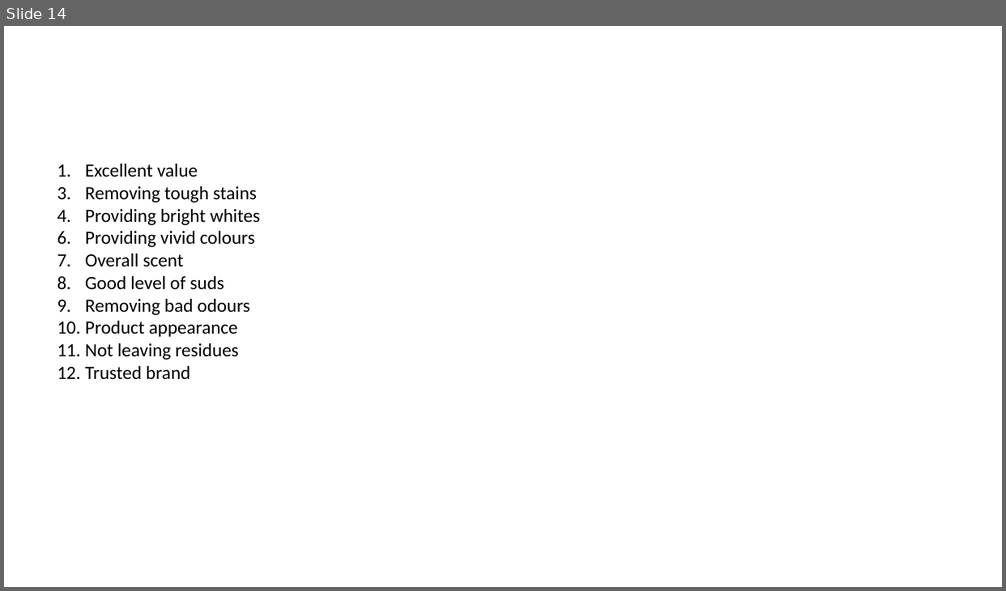
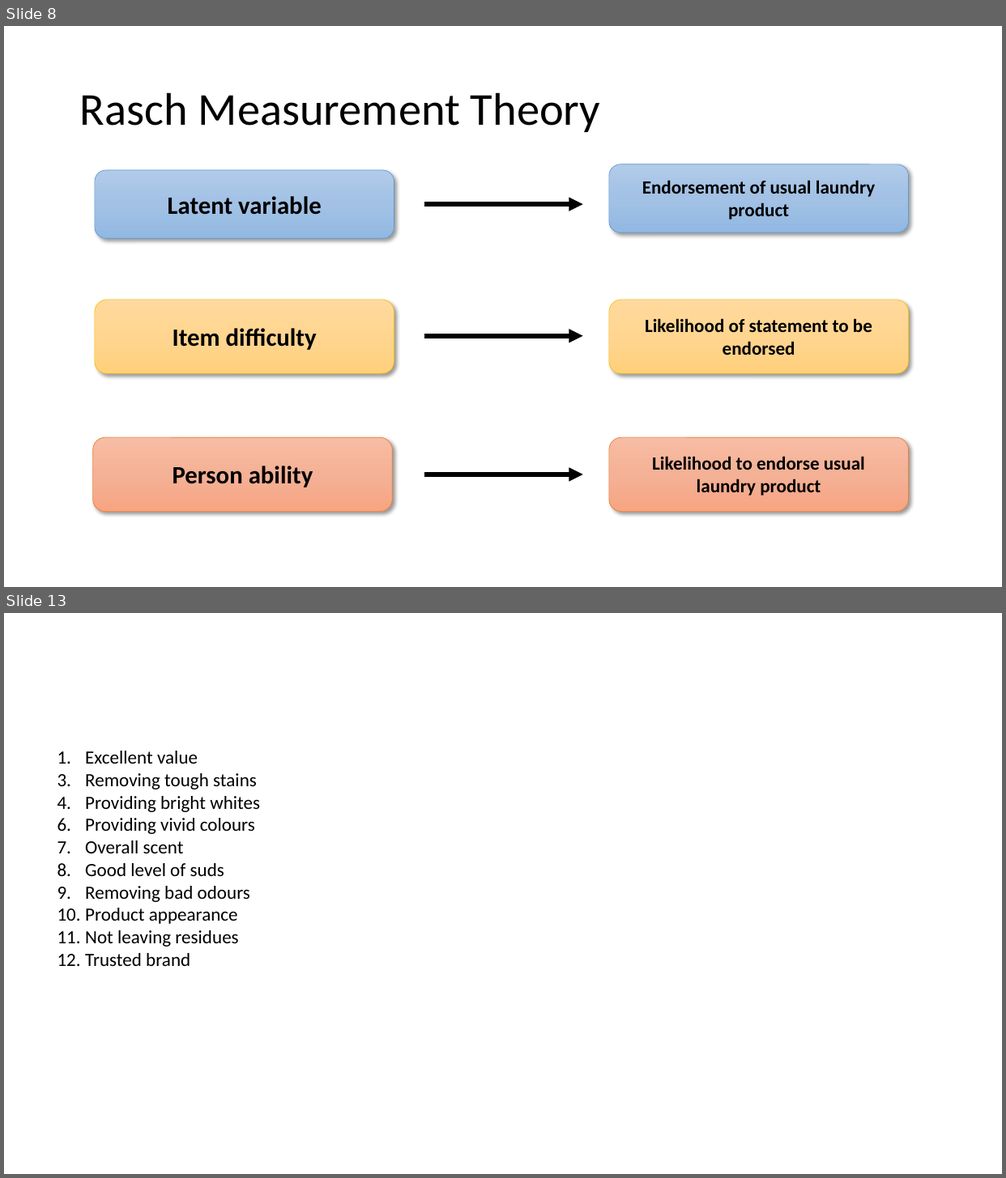
Before and after one commit to CaitlinChalk/data_science_internship, a slide deck: presentations/project1/presentation1_caitlin.pptx. Shown one above the other, each under a label of ours: slide 14 before the commit, slides 8 and 13 after it; the slides between them are not shown. The pictures are 1006x591 and 1006x1178 pixels, drawn with LibreOffice and Linux fonts; fonts in the diff are those of the drawing. Boxes give left, top, right and bottom in pixels: in the first picture for what was removed or moved away, otherwise in the second. Text is boxed around its words. In the diff, an @@ line names an element or a change of style, - is before the commit and + after.

```diff
--- a/presentations/project1/presentation1_caitlin.pptx
+++ b/presentations/project1/presentation1_caitlin.pptx
@@ slide 8 added at <box>4,26,1002,587</box>, background #FFFFFF @@
@@ title added at <box>80,92,600,132</box>, 44 pt, text #000000 @@
+Rasch Measurement Theory
@@ rounded rectangle added at <box>95,170,394,238</box>, fill gradient #B1CBE9 to #A3C1E5 to #93B9E4, outline #5B9BD5 0.5 pt @@
@@ rounded rectangle added at <box>609,165,908,233</box>, fill gradient #B1CBE9 to #A3C1E5 to #93B9E4, outline #5B9BD5 0.5 pt @@
@@ text added at <box>642,180,875,220</box>, 18 pt, text #000000, bold @@
+Endorsement of usual laundry product
@@ text added at <box>168,196,322,215</box>, 24 pt, text #000000, bold @@
+Latent variable
@@ arrow added from (424, 204) to (582, 204), #000000 4.5 pt @@
@@ rounded rectangle added at <box>95,300,394,374</box>, fill gradient #FFDB9E to #FFD590 to #FFD07C, outline #FFC000 0.5 pt @@
@@ rounded rectangle added at <box>609,300,908,374</box>, fill gradient #FFDB9E to #FFD590 to #FFD07C, outline #FFC000 0.5 pt @@
@@ text added at <box>172,328,317,350</box>, 24 pt, text #000000, bold @@
+Item difficulty
@@ arrow added from (424, 336) to (582, 336), #000000 4.5 pt @@
@@ text added at <box>645,318,872,355</box>, 18 pt, text #000000, bold @@
+Likelihood of statement to be endorsed
@@ rounded rectangle added at <box>93,437,393,512</box>, fill gradient #F7BDA5 to #F5B196 to #F8A582, outline #ED7D31 0.5 pt @@
@@ rounded rectangle added at <box>609,437,908,512</box>, fill gradient #F7BDA5 to #F5B196 to #F8A582, outline #ED7D31 0.5 pt @@
@@ text added at <box>652,456,865,496</box>, 18 pt, text #000000, bold @@
+Likelihood to endorse usual laundry product
@@ text added at <box>172,466,313,488</box>, 24 pt, text #000000, bold @@
+Person ability
@@ arrow added from (424, 475) to (582, 475), #000000 4.5 pt @@
@@ what was slide 14 is now slide 13 @@
```
Also in this commit, not shown: 7 slides changed, 5 other slides added, 8 slides removed, 1 other file.
